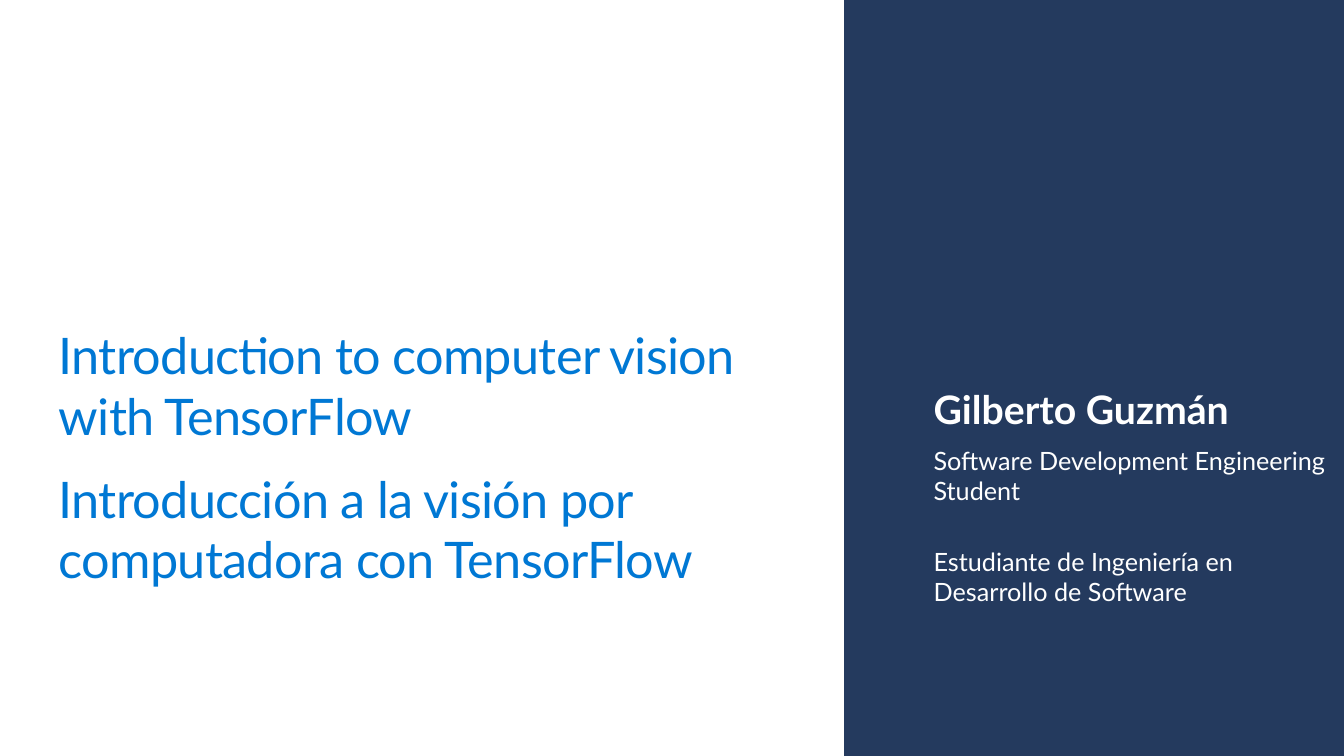
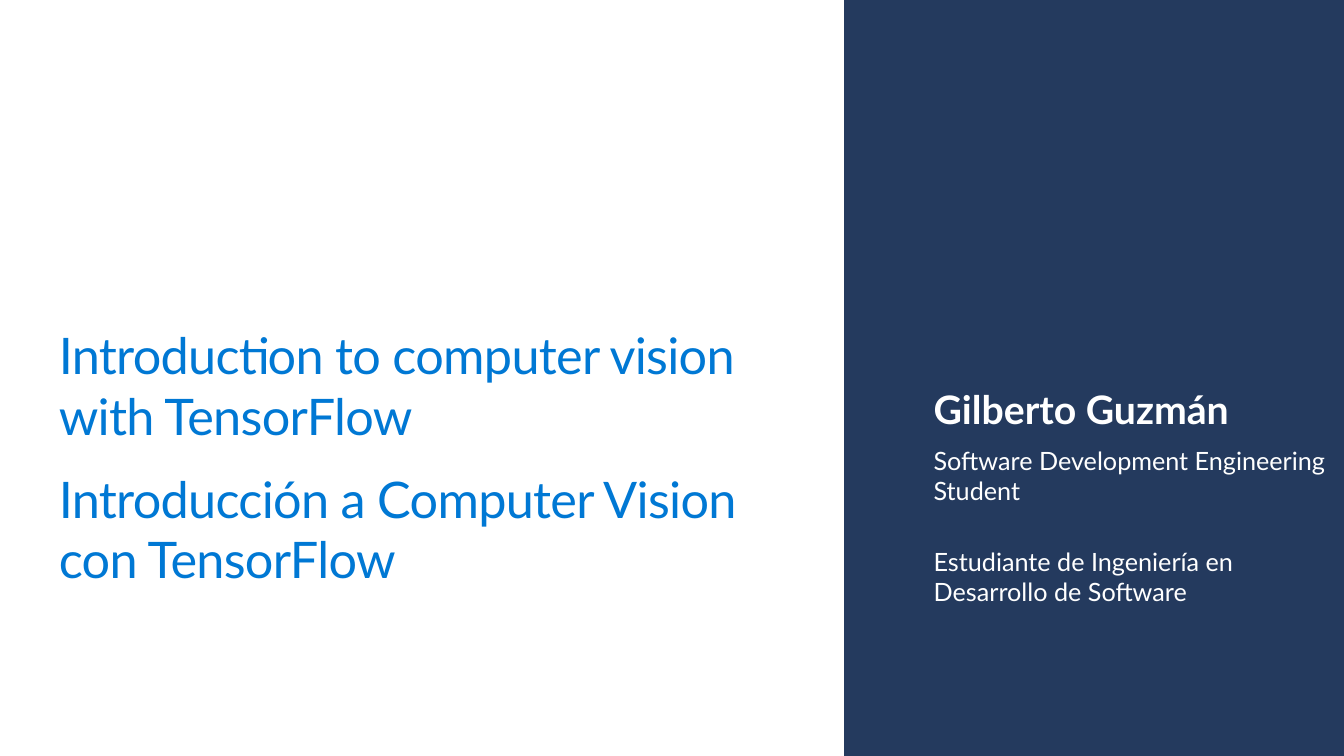
Before and after one commit to Gilberto-Guzman-Student-Ambassadors/Introduction_to_Computer_Vision_with_TensorFlow, a slide deck: slide 2 of presentation/slides.pptx. Drawn at 1344x756 pixels with LibreOffice and Linux fonts; fonts in the diff are those of the drawing; background and template pictures are left out. Boxes give left, top, right and bottom in pixels: in the first picture for what was removed or moved away, otherwise in the second. Text is boxed around its words. In the diff, an @@ line names an element or a change of style, - is before the commit and + after.

```diff
--- a/presentation/slides.pptx
+++ b/presentation/slides.pptx
@@ text at <box>59,481,736,579</box>: text changed @@
-Introducción a la visión por computadora con TensorFlow
+Introducción a Computer Vision con TensorFlow
```
Also in this commit, not shown: 1 other file.
